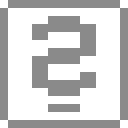
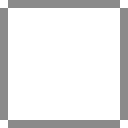
Comparing the layer stacks of the two 128 x 128 images. Changes:
painted on "Background" over [32, 16, 96, 112]
